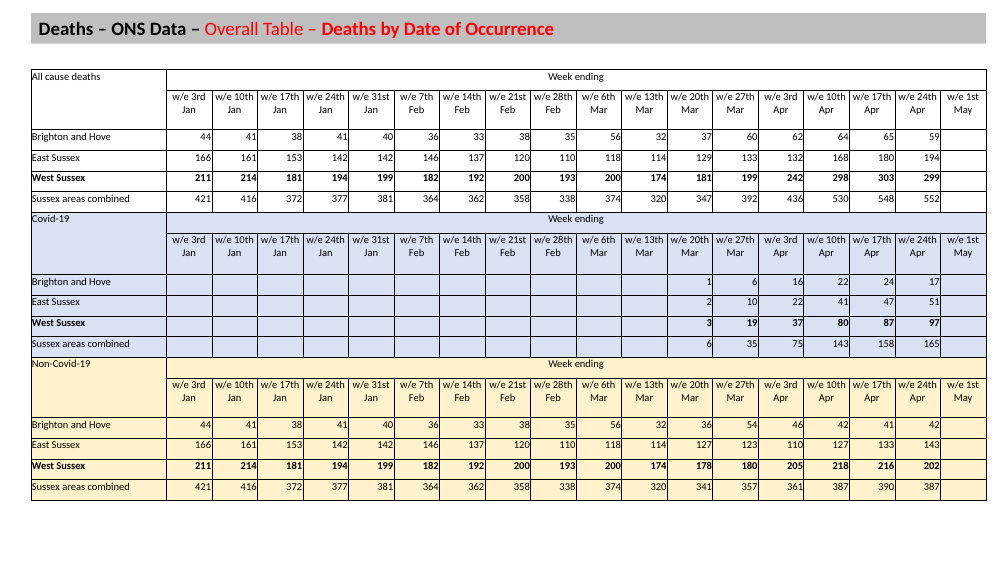
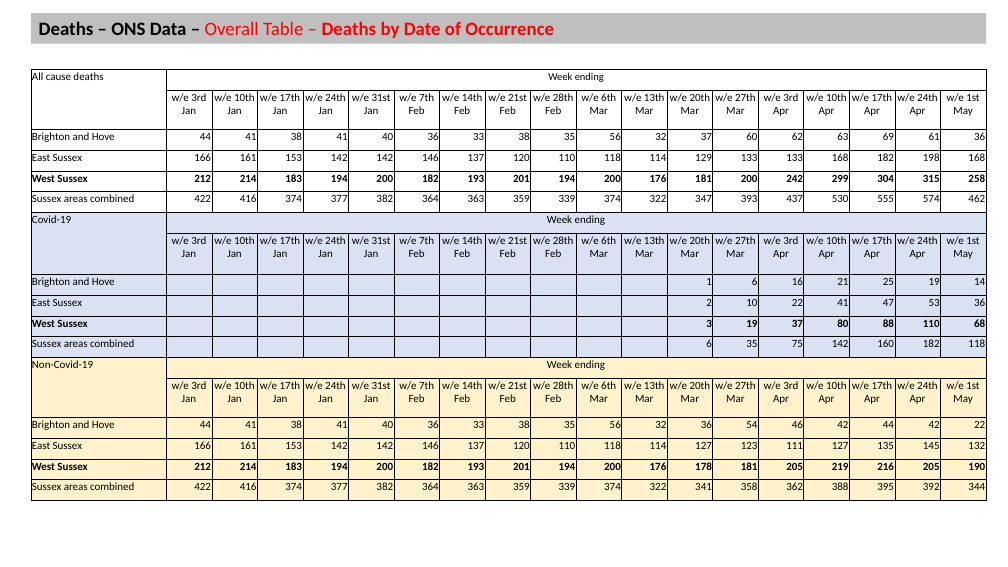
Before and after one commit to psychty/another_covid_repo, a slide deck: slide 2 of Death Slides - West Sussex V1 12 May.pptx. Drawn at 1008x567 pixels with LibreOffice and Linux fonts; fonts in the diff are those of the drawing. Boxes give left, top, right and bottom in pixels: in the first picture for what was removed or moved away, otherwise in the second. Text is boxed around its words. In the diff, an @@ line names an element or a change of style, - is before the commit and + after.

Commit message:
Update ready for powerpoint

```diff
--- a/Death Slides - West Sussex V1 12 May.pptx
+++ b/Death Slides - West Sussex V1 12 May.pptx
@@ table at box(31, 70, 983, 501) @@
-row 3: Brighton and Hove | 44 | 41 | 38 | 41 | 40 | 36 | 33 | 38 | 35 | 56 | 32 | 37 | 60 | 62 | 64 | 65 | 59 | 
+row 3: Brighton and Hove | 44 | 41 | 38 | 41 | 40 | 36 | 33 | 38 | 35 | 56 | 32 | 37 | 60 | 62 | 63 | 69 | 61 | 36
-row 4: East Sussex | 166 | 161 | 153 | 142 | 142 | 146 | 137 | 120 | 110 | 118 | 114 | 129 | 133 | 132 | 168 | 180 | 194 | 
+row 4: East Sussex | 166 | 161 | 153 | 142 | 142 | 146 | 137 | 120 | 110 | 118 | 114 | 129 | 133 | 133 | 168 | 182 | 198 | 168
-row 5: West Sussex | 211 | 214 | 181 | 194 | 199 | 182 | 192 | 200 | 193 | 200 | 174 | 181 | 199 | 242 | 298 | 303 | 299 | 
+row 5: West Sussex | 212 | 214 | 183 | 194 | 200 | 182 | 193 | 201 | 194 | 200 | 176 | 181 | 200 | 242 | 299 | 304 | 315 | 258
-row 6: Sussex areas combined | 421 | 416 | 372 | 377 | 381 | 364 | 362 | 358 | 338 | 374 | 320 | 347 | 392 | 436 | 530 | 548 | 552 | 
+row 6: Sussex areas combined | 422 | 416 | 374 | 377 | 382 | 364 | 363 | 359 | 339 | 374 | 322 | 347 | 393 | 437 | 530 | 555 | 574 | 462
-row 9: Brighton and Hove |  |  |  |  |  |  |  |  |  |  |  | 1 | 6 | 16 | 22 | 24 | 17 | 
+row 9: Brighton and Hove |  |  |  |  |  |  |  |  |  |  |  | 1 | 6 | 16 | 21 | 25 | 19 | 14
-row 10, column 18: 51
+row 10, column 18: 53
-row 10, column 19: 
+row 10, column 19: 36
-row 11: West Sussex |  |  |  |  |  |  |  |  |  |  |  | 3 | 19 | 37 | 80 | 87 | 97 | 
+row 11: West Sussex |  |  |  |  |  |  |  |  |  |  |  | 3 | 19 | 37 | 80 | 88 | 110 | 68
-row 12: Sussex areas combined |  |  |  |  |  |  |  |  |  |  |  | 6 | 35 | 75 | 143 | 158 | 165 | 
+row 12: Sussex areas combined |  |  |  |  |  |  |  |  |  |  |  | 6 | 35 | 75 | 142 | 160 | 182 | 118
-row 15, column 17: 41
+row 15, column 17: 44
-row 15, column 19: 
+row 15, column 19: 22
-row 16: East Sussex | 166 | 161 | 153 | 142 | 142 | 146 | 137 | 120 | 110 | 118 | 114 | 127 | 123 | 110 | 127 | 133 | 143 | 
+row 16: East Sussex | 166 | 161 | 153 | 142 | 142 | 146 | 137 | 120 | 110 | 118 | 114 | 127 | 123 | 111 | 127 | 135 | 145 | 132
-row 17: West Sussex | 211 | 214 | 181 | 194 | 199 | 182 | 192 | 200 | 193 | 200 | 174 | 178 | 180 | 205 | 218 | 216 | 202 | 
+row 17: West Sussex | 212 | 214 | 183 | 194 | 200 | 182 | 193 | 201 | 194 | 200 | 176 | 178 | 181 | 205 | 219 | 216 | 205 | 190
-row 18: Sussex areas combined | 421 | 416 | 372 | 377 | 381 | 364 | 362 | 358 | 338 | 374 | 320 | 341 | 357 | 361 | 387 | 390 | 387 | 
+row 18: Sussex areas combined | 422 | 416 | 374 | 377 | 382 | 364 | 363 | 359 | 339 | 374 | 322 | 341 | 358 | 362 | 388 | 395 | 392 | 344
@@ size 10 to 10.5 pt in "All cause deaths", "w/e 3rd Jan", "w/e 10th Jan", "w/e 17th Jan" and 164 more places @@
```
Also in this commit, not shown: 15 other files.
